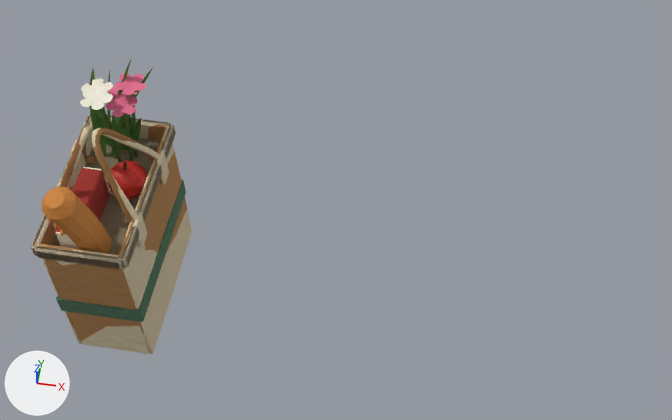
What one commit did to the Blender file assets/models/source/characters/props/storybook_bags.blend.
The view is the same before and after, from a camera (50 mm lens) standing at (0.32, -0.537, 0.647) and looking at (0.228, 0.024, -0.104). The axes (+X, +Y, +Z) are drawn at lower left. The lights are the same throughout. The older version comes first.

Names of what the first picture shows: 'Apfel', 'Baguette', 'Blüten creme', 'Blüten rosa', 'Buch', 'Füllung.001', 'Henkel', 'Henkel.001', 'Rand.001', 'Streifen', 'Wände', 'Wände.001' and 4 more.
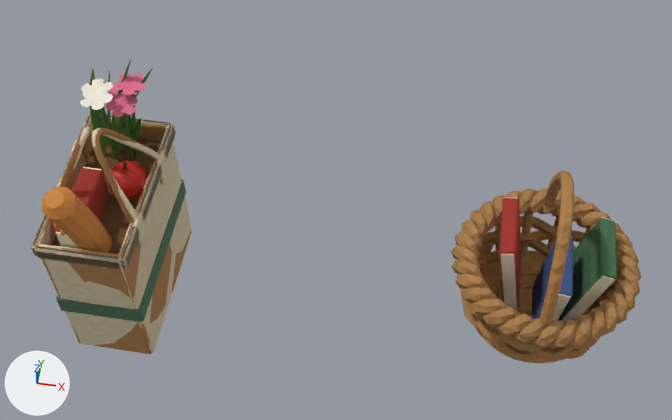
Patch to the scene script:
```diff
--- a/assets/models/source/characters/props/storybook_bags.blend.py
+++ b/assets/models/source/characters/props/storybook_bags.blend.py
@@ mat_buch_leinen_grün @@
+mat_buch_leinen_grün = bpy.data.materials.new('Buch Leinen grün')
+# nodes: Attribute, BsdfPrincipled, Bump, HueSaturation, MapRange, MixRGB, OutputMaterial, RGB, TexCoord, TexNoise
+# colours: dark green #456e4c
@@ mat_buch_leinen_blau @@
+mat_buch_leinen_blau = bpy.data.materials.new('Buch Leinen blau')
+# nodes: Attribute, BsdfPrincipled, Bump, HueSaturation, MapRange, MixRGB, OutputMaterial, RGB, TexCoord, TexNoise
+# colours: blue #3d5485
@@ mat_weidenkorb @@
+mat_weidenkorb = bpy.data.materials.new('Weidenkorb')
+# nodes: Attribute, BsdfPrincipled, Bump, HueSaturation, MapRange, MixRGB, OutputMaterial, RGB, TexCoord, TexNoise
+# colours: brown #ad7f4c
@@ me_wände @@
-me_wände.from_pydata(...)  # 164 vertices, 154 faces; spans x -0.043..0.043, y -0.086..0.086, z -0.265..-0.074
+me_wände.from_pydata(...)  # 164 vertices, 154 faces; spans x -0.043..0.043, y -0.085..0.086, z -0.266..-0.074
+# me_wände part 1: the loose piece of 30 vertices spanning x -0.041..0.041, y -0.086..-0.081, z -0.265..-0.075 is multiplied about its middle by the matrix ((1.0, 0.007, -0.005), (-0.007, 1.0, 0.002), (0.005, -0.002, 1.0))
+# me_wände part 2: 58 of 164 vertices moved; they spanned x -0.043..0.043, y -0.085..0.086, z -0.265..-0.074 and now span x -0.043..0.043, y -0.085..0.086, z -0.265..-0.074; mean shift (0.0, 0.0, 0.0); largest move (-0.043, -0.028, -0.076) -> (-0.042, -0.028, -0.075)
 me_wände.materials.append(mat_packpapier)
@@ me_wände_001 @@
 me_wände_001.from_pydata(...)  # 164 vertices, 154 faces; spans x -0.043..0.043, y -0.086..0.086, z -0.265..-0.075
+# me_wände_001 part 3: 65 of 164 vertices moved; they spanned x -0.043..0.043, y -0.086..0.085, z -0.265..-0.075 and now span x -0.043..0.043, y -0.086..0.086, z -0.265..-0.075; mean shift (0.0, 0.0, 0.0); largest move (-0.043, -0.086, -0.265) -> (-0.042, -0.085, -0.265)
 me_wände_001.materials.append(mat_stoffbeutel_leinen)
@@ ob_seiten2 @@
+ob_seiten2 = bpy.data.objects.new('Seiten2', me_seiten2)  # 12 vertices, 10 faces; spans x 0.0229..0.0597, y -0.0288..0.0408, z -0.1856..-0.0816
+ob_seiten2.location = (0.44, 0.0, 0.0)
@@ ob_buch2 @@
+ob_buch2 = bpy.data.objects.new('Buch2', me_buch2)  # 12 vertices, 10 faces; spans x 0.0202..0.0619, y -0.028..0.04, z -0.1899..-0.0793; modifiers BEVEL
+ob_buch2.location = (0.44, 0.0, 0.0)
@@ ob_seiten1_001 @@
+ob_seiten1_001 = bpy.data.objects.new('Seiten1.001', me_seiten1_002)  # 12 vertices, 10 faces; spans x 0.0002..0.0215, y -0.0468..0.0228, z -0.1846..-0.0948
+ob_seiten1_001.location = (0.44, 0.0, 0.0)
@@ ob_buch1_001 @@
+ob_buch1_001 = bpy.data.objects.new('Buch1.001', me_buch1_002)  # 12 vertices, 10 faces; spans x -0.002..0.0234, y -0.046..0.022, z -0.1888..-0.0927; modifiers BEVEL
+ob_buch1_001.location = (0.44, 0.0, 0.0)
@@ ob_seiten0_002 @@
+ob_seiten0_002 = bpy.data.objects.new('Seiten0.002', me_seiten0_002)  # 12 vertices, 10 faces; spans x -0.0466..-0.0166, y -0.0148..0.0548, z -0.1852..-0.0855
+ob_seiten0_002.location = (0.44, 0.0, 0.0)
@@ ob_buch0_002 @@
+ob_buch0_002 = bpy.data.objects.new('Buch0.002', me_buch0_004)  # 12 vertices, 10 faces; spans x -0.0487..-0.0141, y -0.014..0.054, z -0.1894..-0.0833; modifiers BEVEL
+ob_buch0_002.location = (0.44, 0.0, 0.0)
@@ ob_bügel_003 @@
+ob_bügel_003 = bpy.data.objects.new('Bügel.003', me_bügel_006)  # 210 vertices, 205 faces; spans x -0.005..0.006, y -0.08..0.08, z -0.123..0.0
+ob_bügel_003.location = (0.44, 0.0, 0.0)
@@ ob_korb_003 @@
+ob_korb_003 = bpy.data.objects.new('Korb.003', me_korb_003)  # 2558 vertices, 2536 faces; spans x -0.093..0.093, y -0.093..0.093, z -0.2..-0.103
+ob_korb_003.location = (0.44, 0.0, 0.0)
```

Boxes [x1, y1, x2, y2] around the edits, measured in the pictures (672 x 420 px; the box of a moved part takes in the faces that stretch with it):
'Korb.003', added (brown)
    after: [451, 188, 641, 363]
'Wände.001', reshaped
    before: [36, 118, 192, 354]
    after: [37, 118, 191, 354]
'Wände', reshaped
    before: [39, 119, 189, 342]
    after: [36, 119, 192, 354]
'Buch2', added (green)
    after: [558, 218, 617, 321]
'Bügel.003', added (brown)
    after: [540, 171, 574, 328]
'Buch0.002', added (red)
    after: [499, 198, 522, 308]
'Buch1.001', added (blue)
    after: [531, 237, 573, 319]
'Seiten0.002', added (brown)
    after: [501, 197, 517, 310]
'Seiten2', added
    after: [561, 217, 615, 322]
'Seiten1.001', added
    after: [552, 237, 572, 321]
part 1 of me_wände, moved or reshaped
    before: [39, 244, 144, 342]
    after: [38, 244, 150, 354]
part 2 of me_wände, moved or reshaped
    before: [40, 119, 189, 330]
    after: [36, 119, 192, 354]
part 3 of me_wände_001, moved or reshaped
    before: [37, 122, 192, 354]
    after: [37, 118, 191, 354]
'Füllung.001', unchanged, covered by the edit
    before: [51, 138, 160, 255]
'Füllung', unchanged, uncovered by the edit
    after: [52, 139, 161, 254]
